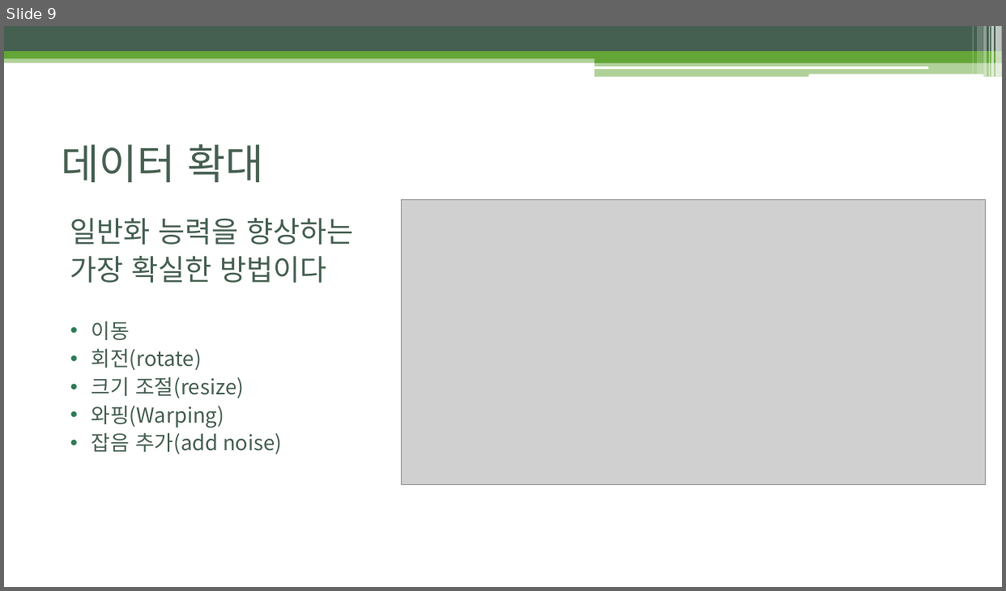
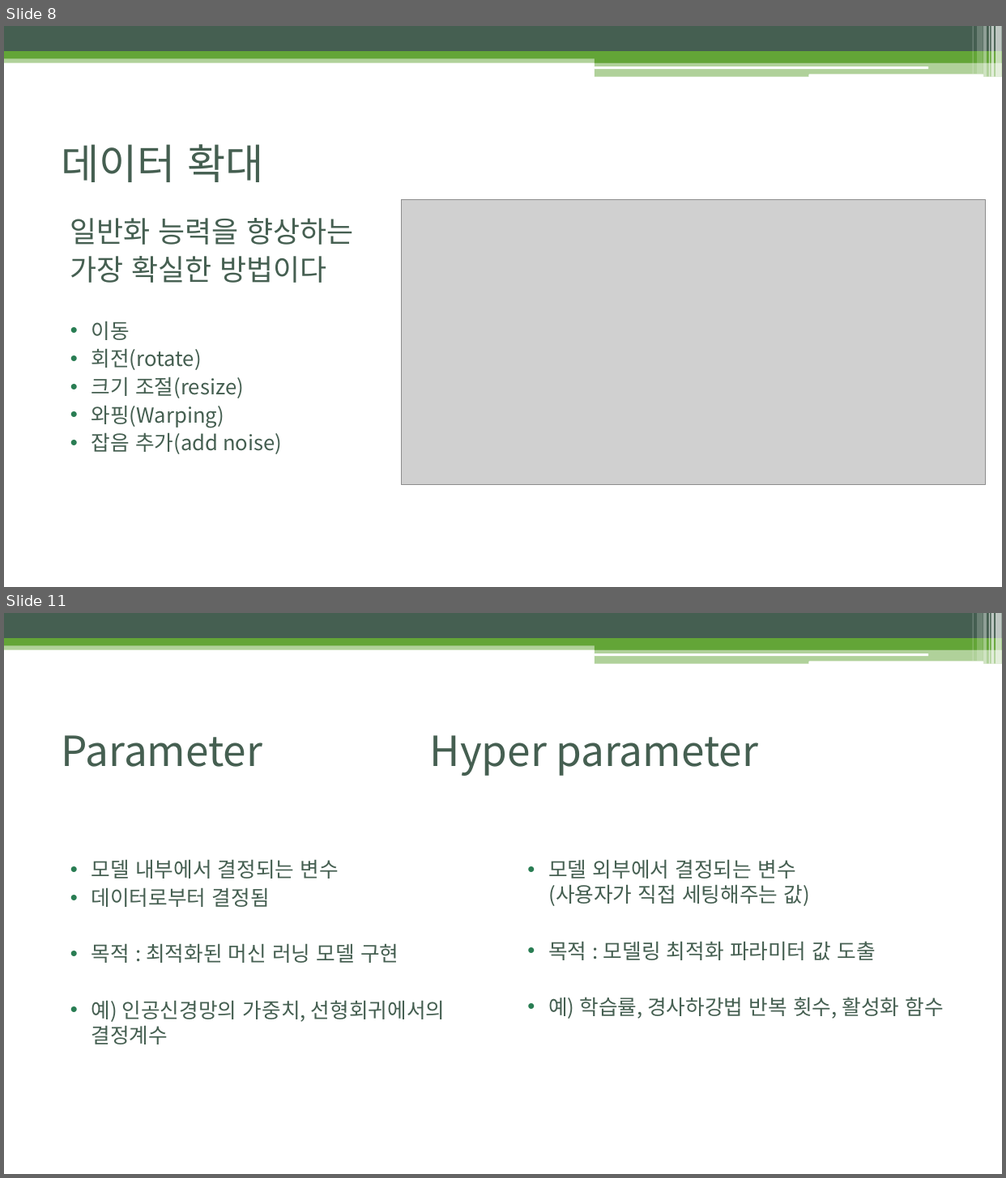
Before and after one commit to BLINK-ONCE/Storage, a slide deck: files/ppt/5.2.2, 5.3 Regularization, Hyperparameters, Validation Sets,.pptx. Shown one above the other, each under a label of ours: slide 9 before the commit, slides 8 and 11 after it; the slides between them are not shown. The pictures are 1006x591 and 1006x1178 pixels, drawn with LibreOffice and Linux fonts; fonts in the diff are those of the drawing; grey boxes stand for pictures. Boxes give left, top, right and bottom in pixels: in the first picture for what was removed or moved away, otherwise in the second. Text is boxed around its words. In the diff, an @@ line names an element or a change of style, - is before the commit and + after.

Commit message:
docs: Update 5.2.2, 5.3 Regularization, Hyperparameters, Validation Sets.pptx

```diff
--- a/files/ppt/5.2.2, 5.3 Regularization, Hyperparameters, Validation Sets,.pptx
+++ b/files/ppt/5.2.2, 5.3 Regularization, Hyperparameters, Validation Sets,.pptx
@@ slide 11 added at <box>4,613,1002,1174</box>, background #FFFFFF; not listed: 13 template elements that a slide beside it also shows @@
@@ title added at <box>62,735,757,776</box>, 40 pt, text #455F51 @@
+Parameter Hyper parameter
@@ text added at <box>91,859,445,1045</box>, 20 pt, text #455F51 @@
+• 모델 내부에서 결정되는 변수
+• 데이터로부터 결정됨
+• 목적 : 최적화된 머신 러닝 모델 구현
+• 예) 인공신경망의 가중치, 선형회귀에서의 결정계수
@@ text added at <box>548,859,944,1019</box>, 20 pt, text #455F51 @@
+• 모델 외부에서 결정되는 변수 (사용자가 직접 세팅해주는 값)
+• 목적 : 모델링 최적화 파라미터 값 도출
+• 예) 학습률, 경사하강법 반복 횟수, 활성화 함수
@@ what was slide 9 is now slide 8 @@
```
Also in this commit, not shown: 2 slides changed, 9 other slides added, 11 slides removed.
